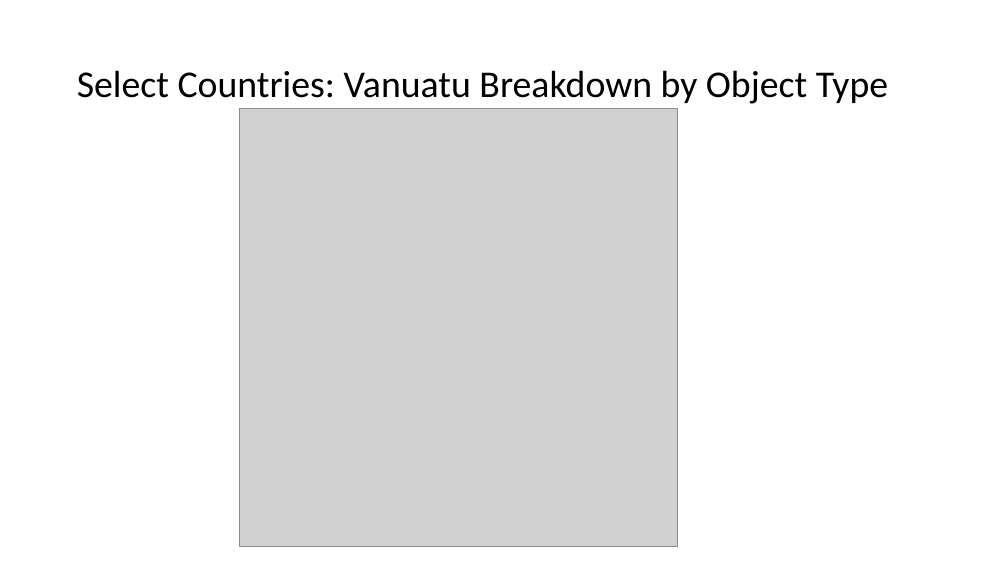
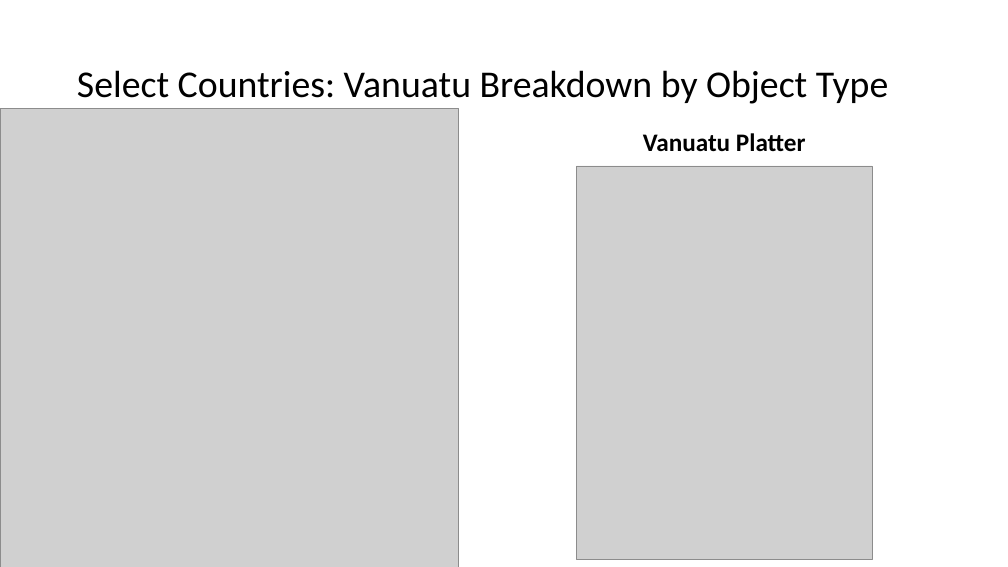
Before and after one commit to bjwlknsn/TheMetTeamProject, a slide deck: slide 9 of The Metropolitan Museum of Art.pptx. Drawn at 1008x567 pixels with LibreOffice and Linux fonts; fonts in the diff are those of the drawing; grey boxes stand for pictures. Boxes give left, top, right and bottom in pixels: in the first picture for what was removed or moved away, otherwise in the second. Text is boxed around its words. In the diff, an @@ line names an element or a change of style, - is before the commit and + after.

```diff
--- a/The Metropolitan Museum of Art.pptx
+++ b/The Metropolitan Museum of Art.pptx
@@ picture: place and size @@
-picture at <box>240,109,678,547</box>
+picture at <box>0,108,459,567</box>
@@ text added at <box>643,133,806,152</box>, 24 pt, text #000000, bold @@
+Vanuatu Platter
@@ picture added at <box>577,166,873,560</box> @@
```
Also in this commit, not shown: 12 other slides changed, 26 other files.
